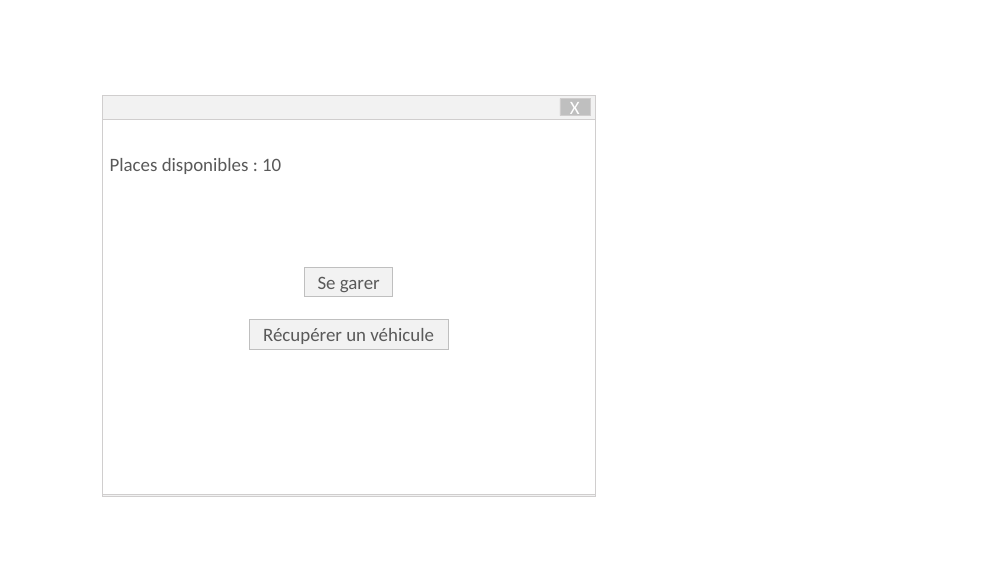
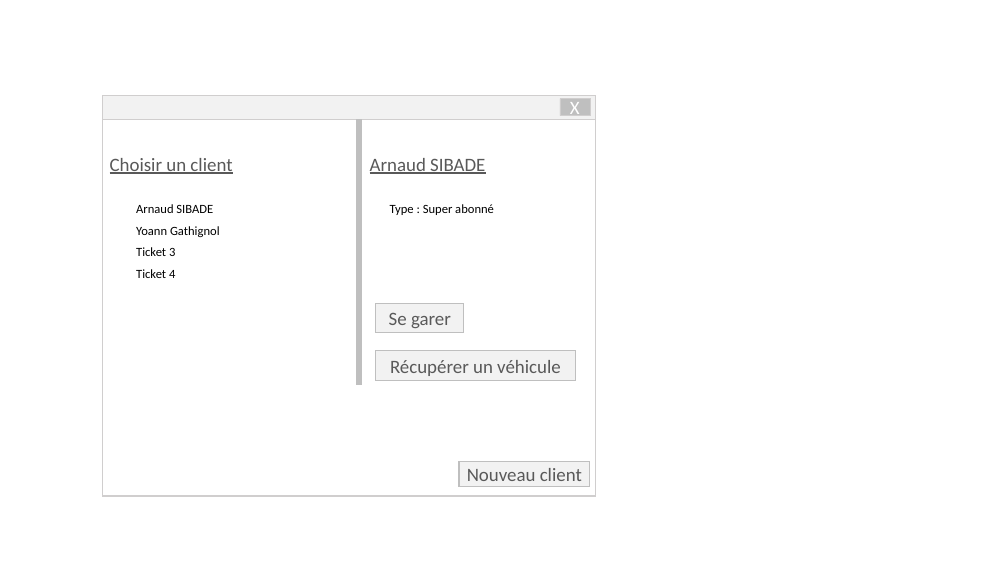
Before and after one commit to YoannGa/PTUT2018, a slide deck: slide 1 of Documentation/maquette.pptx. Drawn at 1008x567 pixels with LibreOffice and Linux fonts; fonts in the diff are those of the drawing. Boxes give left, top, right and bottom in pixels: in the first picture for what was removed or moved away, otherwise in the second. Text is boxed around its words. In the diff, an @@ line names an element or a change of style, - is before the commit and + after.

```diff
--- a/Documentation/maquette.pptx
+++ b/Documentation/maquette.pptx
@@ line added from (359, 119) to (359, 385), #BFBFBF 6 pt @@
@@ text at (110, 158, 232, 174): text changed @@
-Places disponibles : 10
+Choisir un client
@@ text added at (370, 158, 485, 174), 18 pt, text #595959, underline @@
+Arnaud SIBADE
@@ text added at (136, 204, 220, 278), 12 pt, text #000000 @@
+Arnaud SIBADE
+Yoann Gathignol
+Ticket 3
+Ticket 4
@@ text added at (390, 204, 494, 215), 12 pt, text #000000 @@
+Type : Super abonné
@@ rectangle "Se garer": place and size @@
-rectangle "Se garer" at (305, 267, 392, 296)
+rectangle "Se garer" at (376, 303, 464, 333)
@@ rectangle "Récupérer un véhicule": place and size @@
-rectangle "Récupérer un véhicule" at (250, 320, 449, 349)
+rectangle "Récupérer un véhicule" at (376, 351, 575, 380)
@@ rectangle added at (459, 462, 590, 487), fill #F2F2F2, outline #BFBFBF 1 pt, 18 pt, text #595959 @@
+Nouveau client
```
Also in this commit, not shown: 1 other slide changed, 1 slide added, 1 slide removed.
